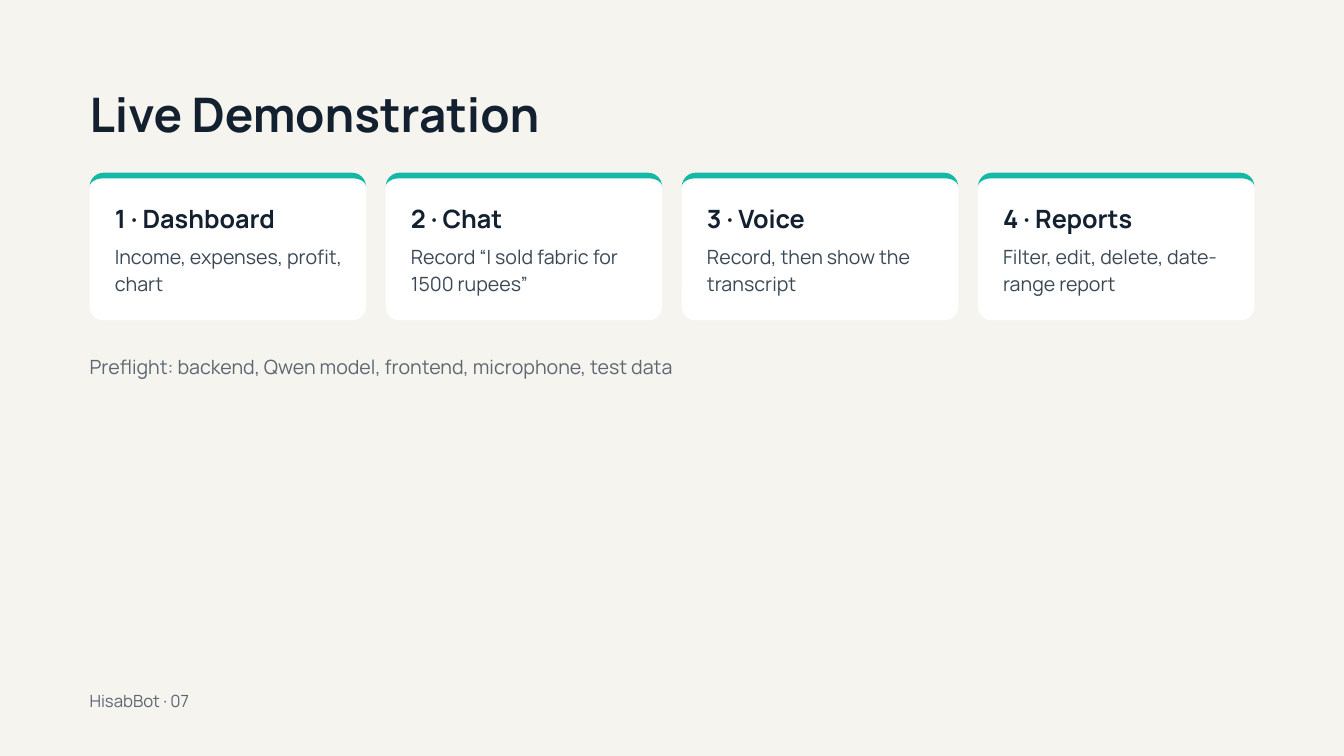
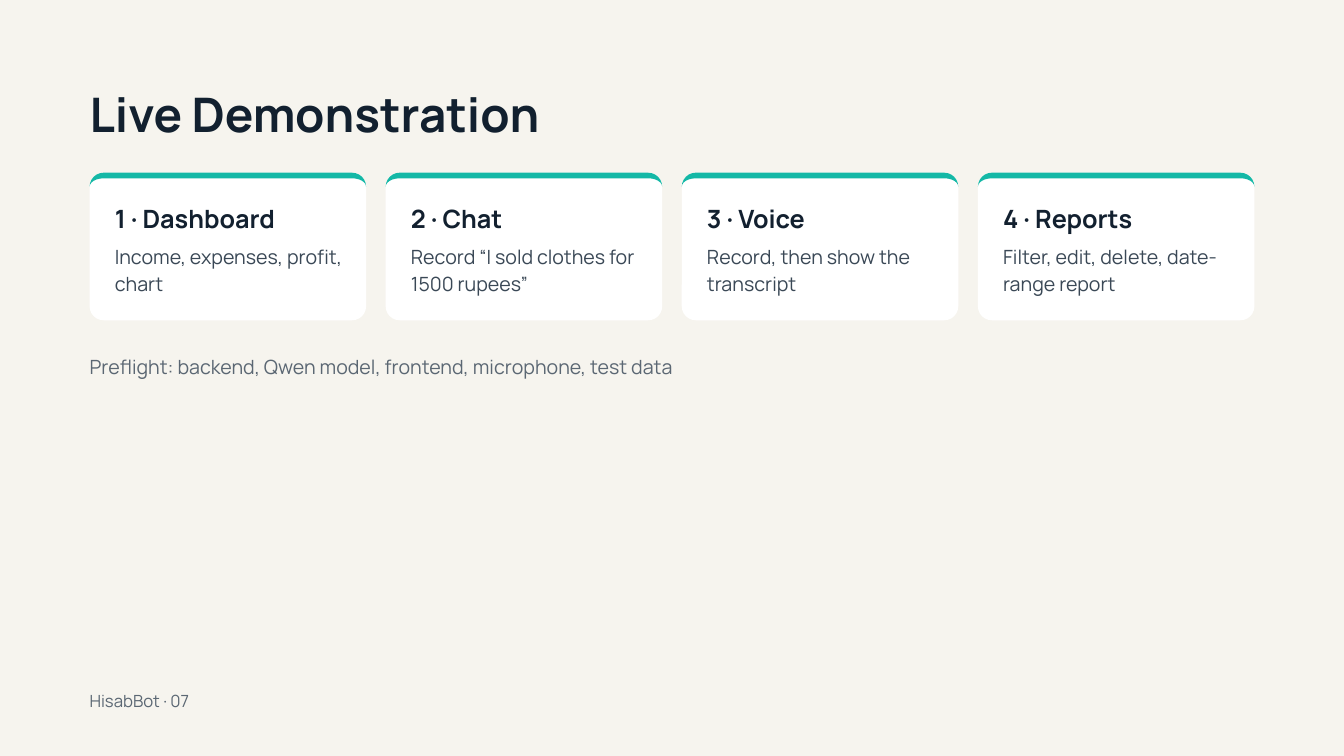
Before and after one commit to Naerdroid/HisabBot, a slide deck: slide 7 of HisabBot — Conversational Bookkeeping.pptx. Drawn at 1344x756 pixels with LibreOffice and Linux fonts; fonts in the diff are those of the drawing. Boxes give left, top, right and bottom in pixels: in the first picture for what was removed or moved away, otherwise in the second. Text is boxed around its words. In the diff, an @@ line names an element or a change of style, - is before the commit and + after.

```diff
--- a/HisabBot — Conversational Bookkeeping.pptx
+++ b/HisabBot — Conversational Bookkeeping.pptx
@@ text at [411, 249, 634, 296]: text changed @@
-Record “I sold fabric for 1500 rupees”
+Record “I sold clothes for 1500 rupees”
```
Also in this commit, not shown: 2 other slides changed, 1 other file.
